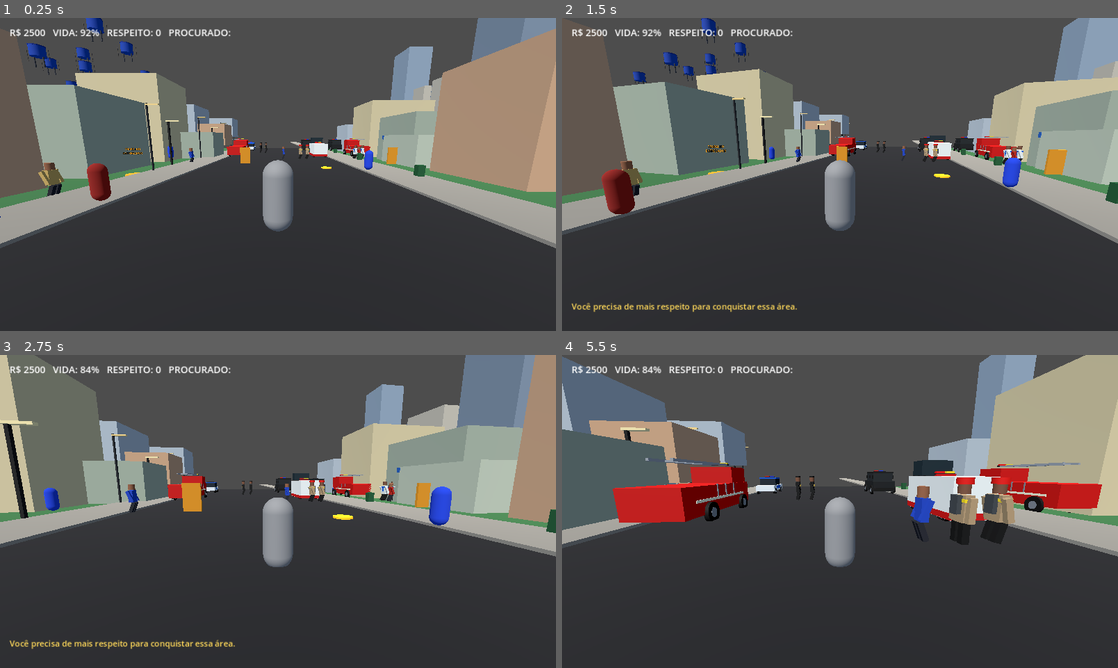
Above: before the commit, frames 1-4 (two rows, left to right).
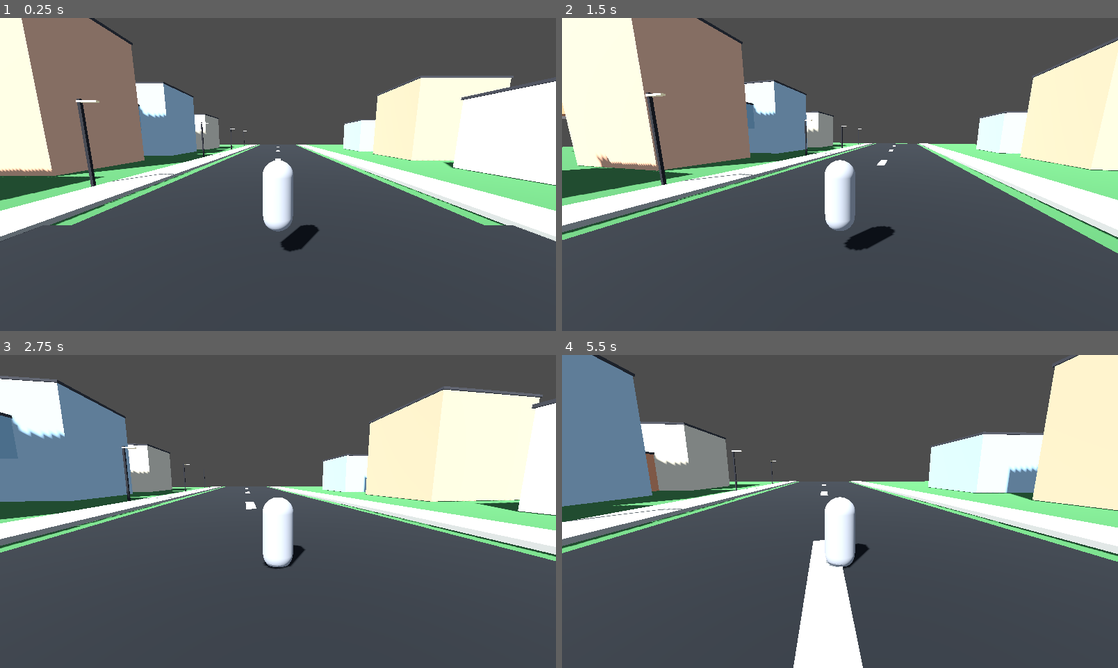
Above: after the commit, the same moments.

Repository: augustoantongato-sys/Caramelo-rp
Game: Godot game, scene res://scenes/main.tscn
The game is run twice, just before and just after one commit, with the same random seed, the same clock (stepped at 60 frames per second) and the same inputs.
Inputs (mouse positions are in pixels of both pictures, inside the frame that each line leads up to):
- Up to frame 1 (0.25 s): no input
- Up to frame 2 (1.5 s): tap Enter at 0.5 s; move the mouse to (867, 174) at 0.52 s; hold W (move_forward) from 0.53 s (still down); tap G (arrest) at 0.6 s; tap Space (jump) at 0.77 s; move the mouse to (812, 174) at 1.27 s; tap T (conquer_area) at 1.35 s
- Up to frame 3 (2.75 s): keep holding W (move_forward); tap Space (jump) at 1.52 s; move the mouse to (289, 505) at 2.02 s; tap 3 (hire_scout) at 2.1 s
- Up to frame 4 (5.5 s): keep holding W (move_forward); move the mouse to (834, 517) at 2.77 s; tap 1 (hire_security) at 2.85 s; tap Space (jump) at 3.02, 3.77, 4.52 s; move the mouse to (878, 514) at 3.52 s; tap 2 (hire_vendor) at 3.6 s; move the mouse to (795, 508) at 4.27 s; tap E (interact) at 4.35 s; move the mouse to (845, 511) at 5.02 s; tap F (melee) at 5.1 s

The runs differ from the first frame. In frame 1, 83% of the frame differs, in the area x 0-100%, y 0-100%; in frame 2, 83%; in frame 3, 81%; in frame 4, 80%.

Commit message:
Rebuild clean playable Caramelo RP foundation

Diff:
--- a/scenes/main.tscn
+++ b/scenes/main.tscn
@@ -1,14 +1,10 @@
-[gd_scene load_steps=4 format=3]
+[gd_scene load_steps=3 format=3]
 
-[ext_resource type="Script" path="res://scripts/city.gd" id="1_city"]
+[ext_resource type="Script" path="res://scripts/city_rebuild.gd" id="1_city"]
 [ext_resource type="PackedScene" path="res://scenes/player.tscn" id="2_player"]
-[ext_resource type="Script" path="res://scripts/game_manager.gd" id="3_manager"]
 
 [node name="CarameloRP" type="Node3D"]
 script = ExtResource("1_city")
 
 [node name="Player" parent="." instance=ExtResource("2_player")]
 position = Vector3(0, 1.2, 8)
-
-[node name="GameManager" type="Node3D" parent="."]
-script = ExtResource("3_manager")
